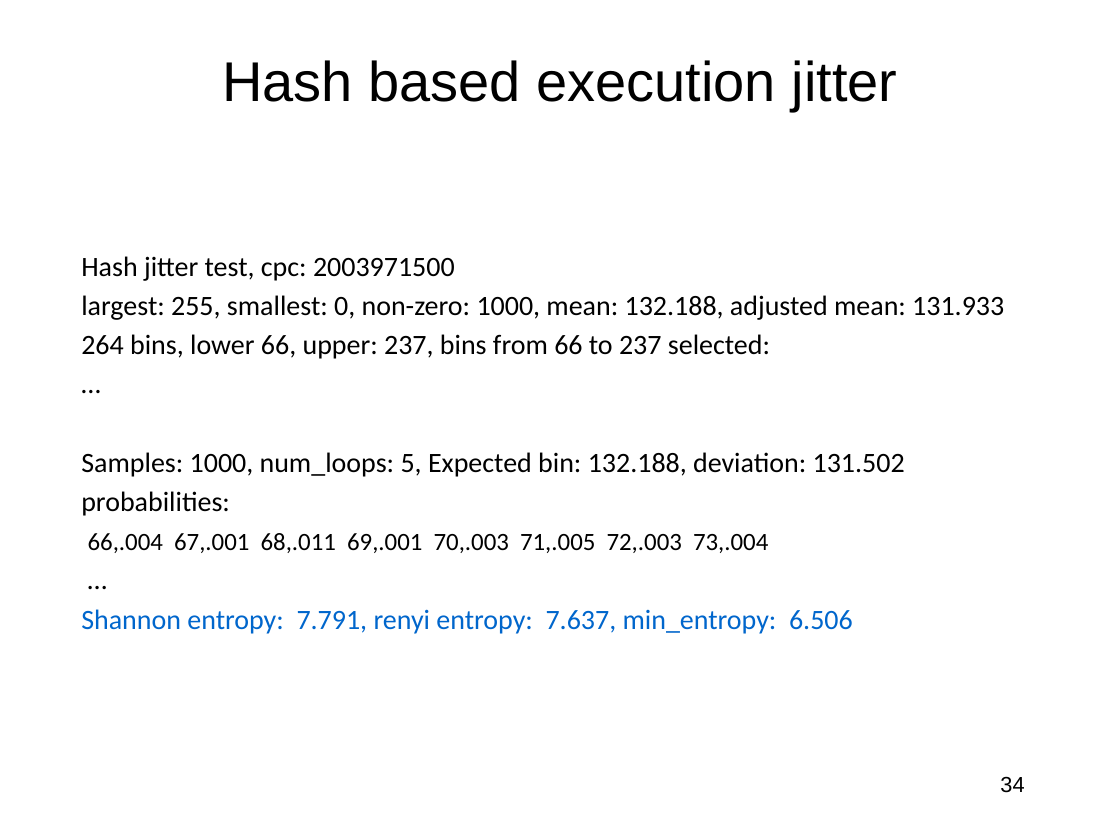
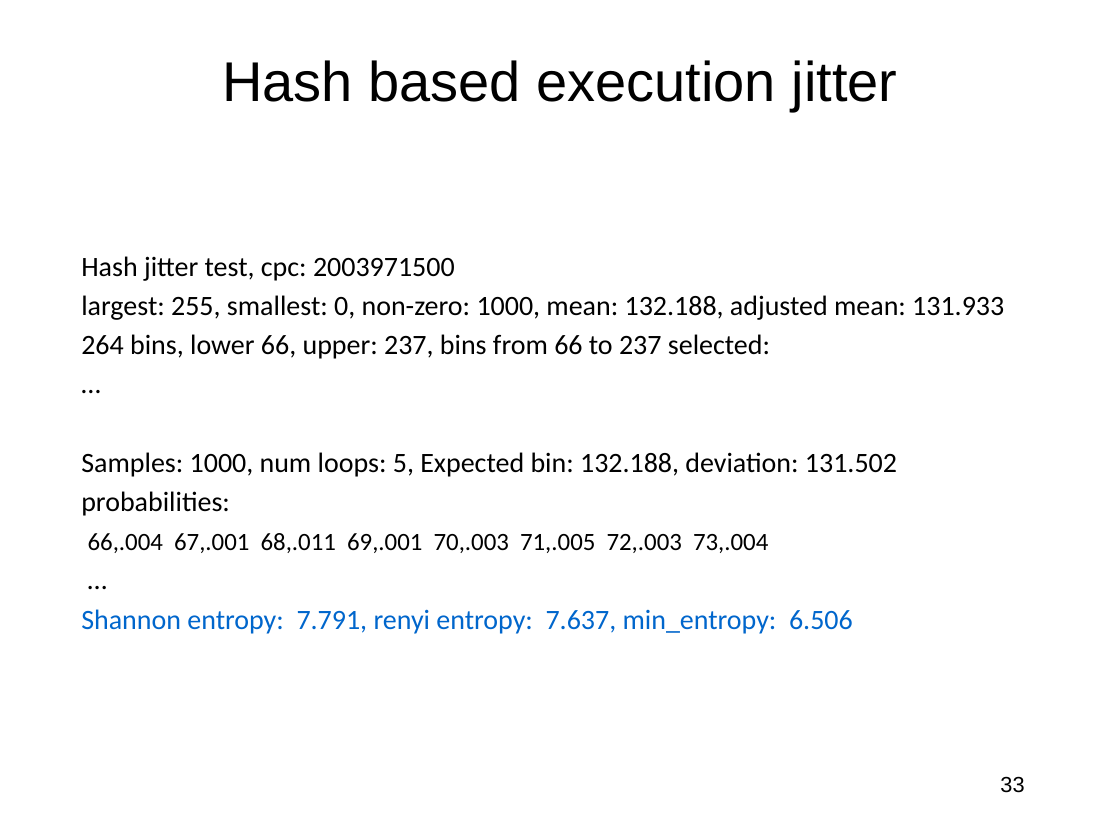
Before and after one commit to jlmucb/class_notes, a slide deck: slide 33 of BerkeleyClass/CS290Spring2013/Lectures/entropy_talk.pptx (slide 34 before the commit). Drawn at 1120x840 pixels with LibreOffice and Linux fonts; fonts in the diff are those of the drawing. Boxes give left, top, right and bottom in pixels: in the first picture for what was removed or moved away, otherwise in the second. Text is boxed around its words. In the diff, an @@ line names an element or a change of style, - is before the commit and + after.

```diff
--- a/BerkeleyClass/CS290Spring2013/Lectures/entropy_talk.pptx
+++ b/BerkeleyClass/CS290Spring2013/Lectures/entropy_talk.pptx
@@ text at [81,452,897,477]: text changed @@
-Samples: 1000, num_loops: 5, Expected bin: 132.188, deviation: 131.502
+Samples: 1000, num loops: 5, Expected bin: 132.188, deviation: 131.502
@@ page number at [1000,776,1024,793]: text changed @@
-34
+33
```
Also in this commit, not shown: 22 other slides changed, 2 slides added, 3 slides removed.
